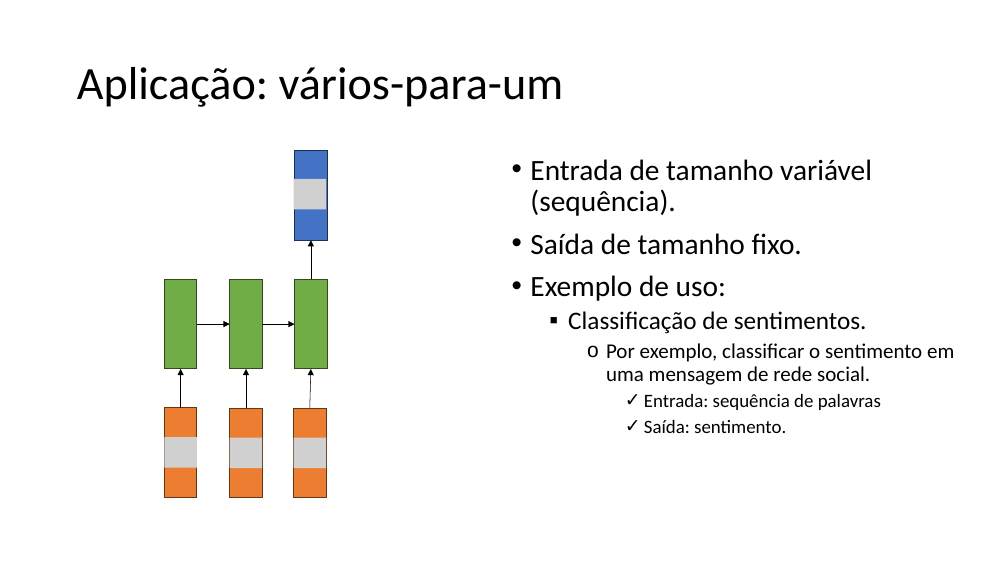
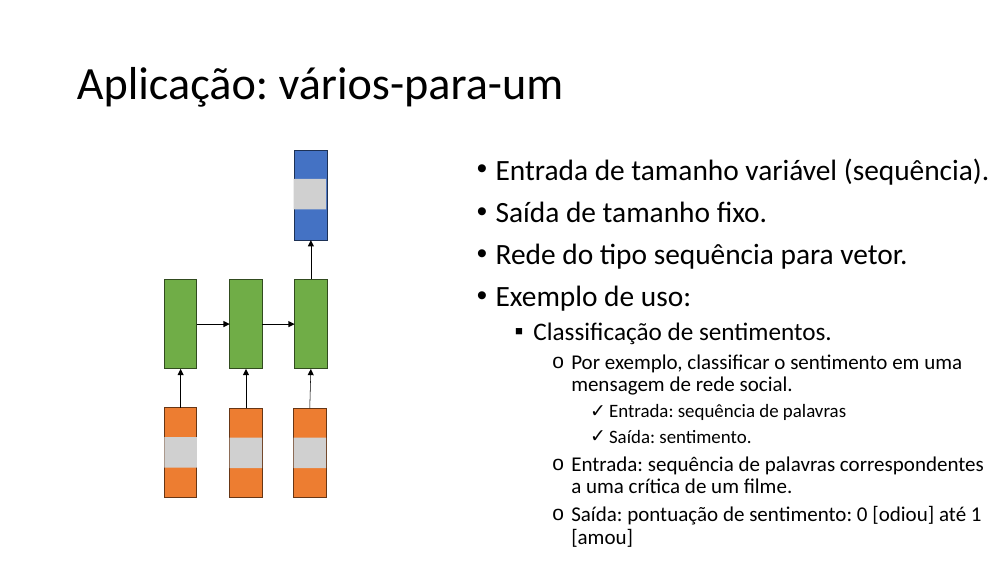
Before and after one commit to zz4fap/c24_inteligencia_artificial, a slide deck: slide 62 of slides/C24_RNN.pptx. Drawn at 1008x567 pixels with LibreOffice and Linux fonts; fonts in the diff are those of the drawing; grey boxes stand for pictures. Boxes give left, top, right and bottom in pixels: in the first picture for what was removed or moved away, otherwise in the second. Text is boxed around its words. In the diff, an @@ line names an element or a change of style, - is before the commit and + after.

```diff
--- a/slides/C24_RNN.pptx
+++ b/slides/C24_RNN.pptx
@@ text "Entrada de tamanho variável (sequência).": place and size @@
-text "Entrada de tamanho variável (sequência)." at [530,159,954,433]
+text "Entrada de tamanho variável (sequência)." at [496,158,989,547]
@@ text at [496,243,907,269]: paragraph added @@
+• Rede do tipo sequência para vetor.
@@ text at [571,456,984,547]: paragraphs added @@
+    o Entrada: sequência de palavras correspondentes a uma crítica de um filme.
+    o Saída: pontuação de sentimento: 0 [odiou] até 1 [amou]
```
Also in this commit, not shown: 5 other slides changed, 1 slide added.
